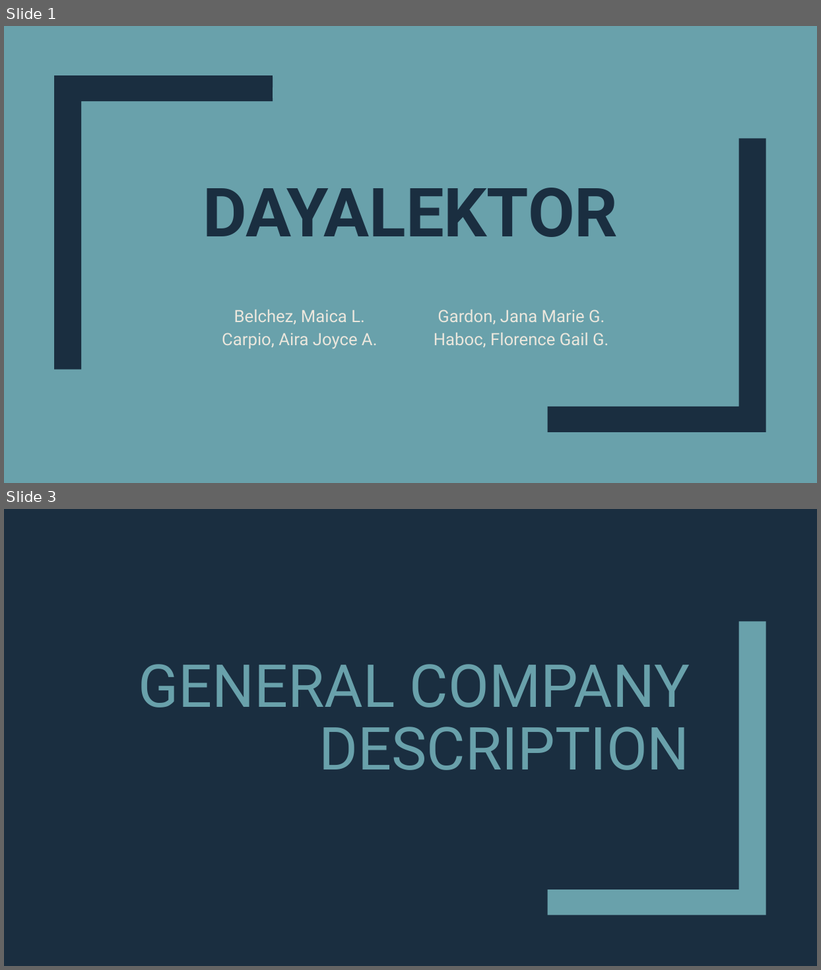
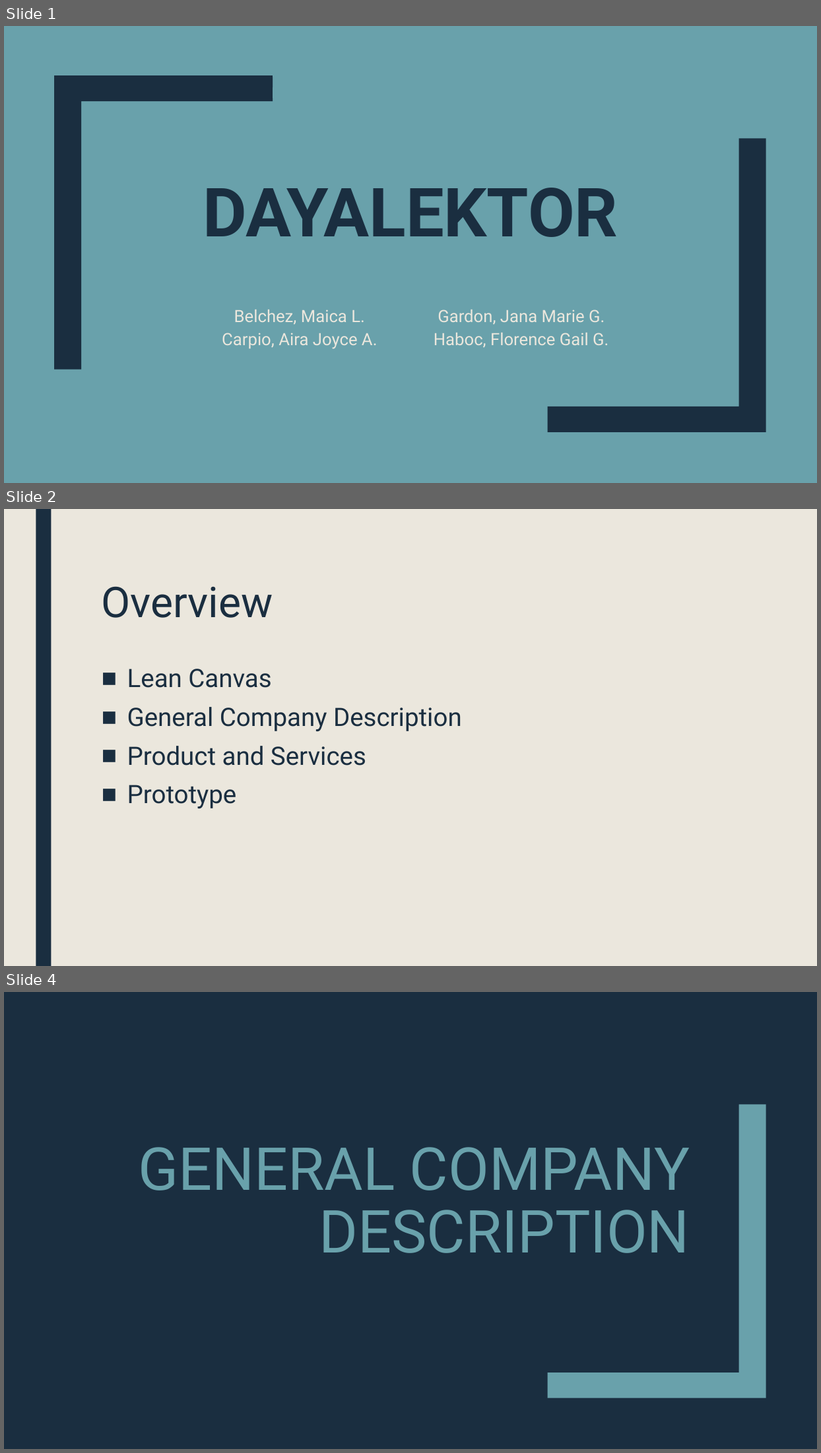
Before and after one commit to mlbelchez/Project---TENTREP, a slide deck: Presentation/PPT/Presentation 2.pptx. Shown one above the other, each under a label of ours: slides 1 and 3 before the commit, slides 1, 2 and 4 after it; the slides between them are not shown. The pictures are 821x970 and 821x1453 pixels, drawn with LibreOffice and Linux fonts; fonts in the diff are those of the drawing. Boxes give left, top, right and bottom in pixels: in the first picture for what was removed or moved away, otherwise in the second. Text is boxed around its words. In the diff, an @@ line names an element or a change of style, - is before the commit and + after.

```diff
--- a/Presentation/PPT/Presentation 2.pptx
+++ b/Presentation/PPT/Presentation 2.pptx
@@ slide 2 added at (4, 509, 817, 966), background #EBE7DD @@
@@ rectangle added at (36, 509, 51, 966), fill #1A2E40 @@
@@ title added at (102, 586, 273, 618), 50 pt, text #1A2E40 @@
+Overview
@@ text added at (127, 669, 462, 809), 30 pt, text #1A2E40 @@
+■ Lean Canvas
+■ General Company Description
+■ Product and Services
+■ Prototype
@@ what was slide 3 is now slide 4 @@
```
Also in this commit, not shown: 2 slides changed, 2 other slides added, 1 slide removed.
